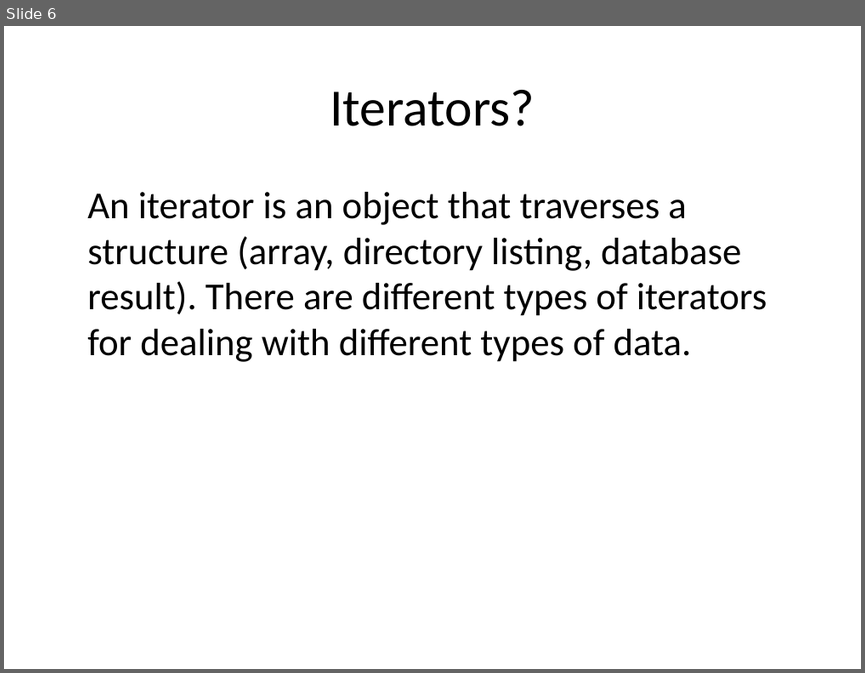
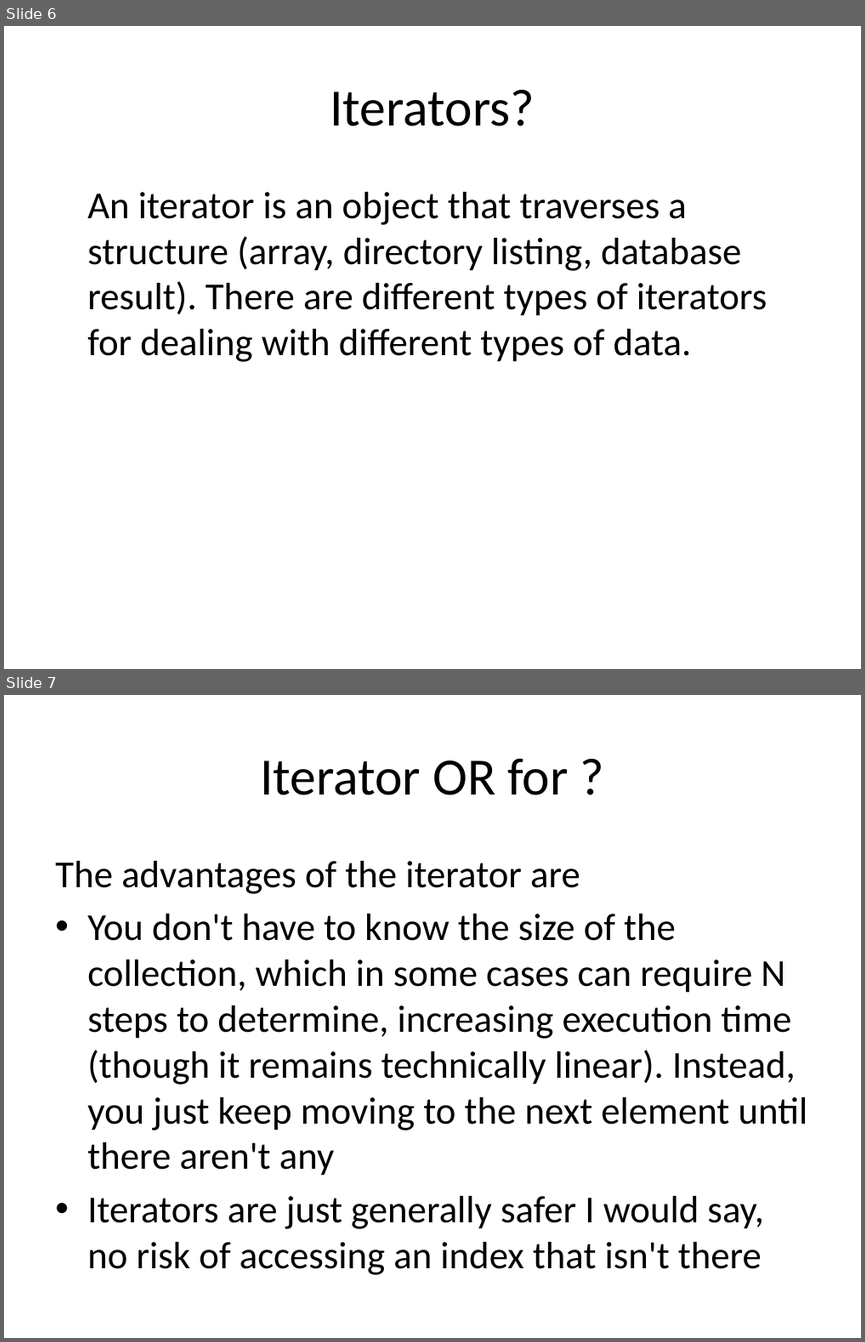
Before and after one commit to Kuprovskiy/SPL, a slide deck: Standard PHP Library.pptx. Shown one above the other, each under a label of ours: slide 6 before the commit, slides 6 and 7 after it. The pictures are 865x673 and 865x1342 pixels, drawn with LibreOffice and Linux fonts; fonts in the diff are those of the drawing. Boxes give left, top, right and bottom in pixels: in the first picture for what was removed or moved away, otherwise in the second. Text is boxed around its words. In the diff, an @@ line names an element or a change of style, - is before the commit and + after.

Commit message:
Added new slide

```diff
--- a/Standard PHP Library.pptx
+++ b/Standard PHP Library.pptx
@@ slide 7 added at <box>4,695,861,1338</box>, background #FFFFFF @@
@@ title added at <box>260,758,568,795</box>, 44 pt, text #000000 @@
+Iterator OR for ?
@@ text added at <box>55,861,808,1275</box>, 32 pt, text #000000 @@
+The advantages of the iterator are
+• You don't have to know the size of the collection, which in some cases can require N steps to determine, increasing execution time (though it remains technically linear). Instead, you just keep moving to the next element until there aren't any
+• Iterators are just generally safer I would say, no risk of accessing an index that isn't there
```
Also in this commit, not shown: 1 other slide added.
